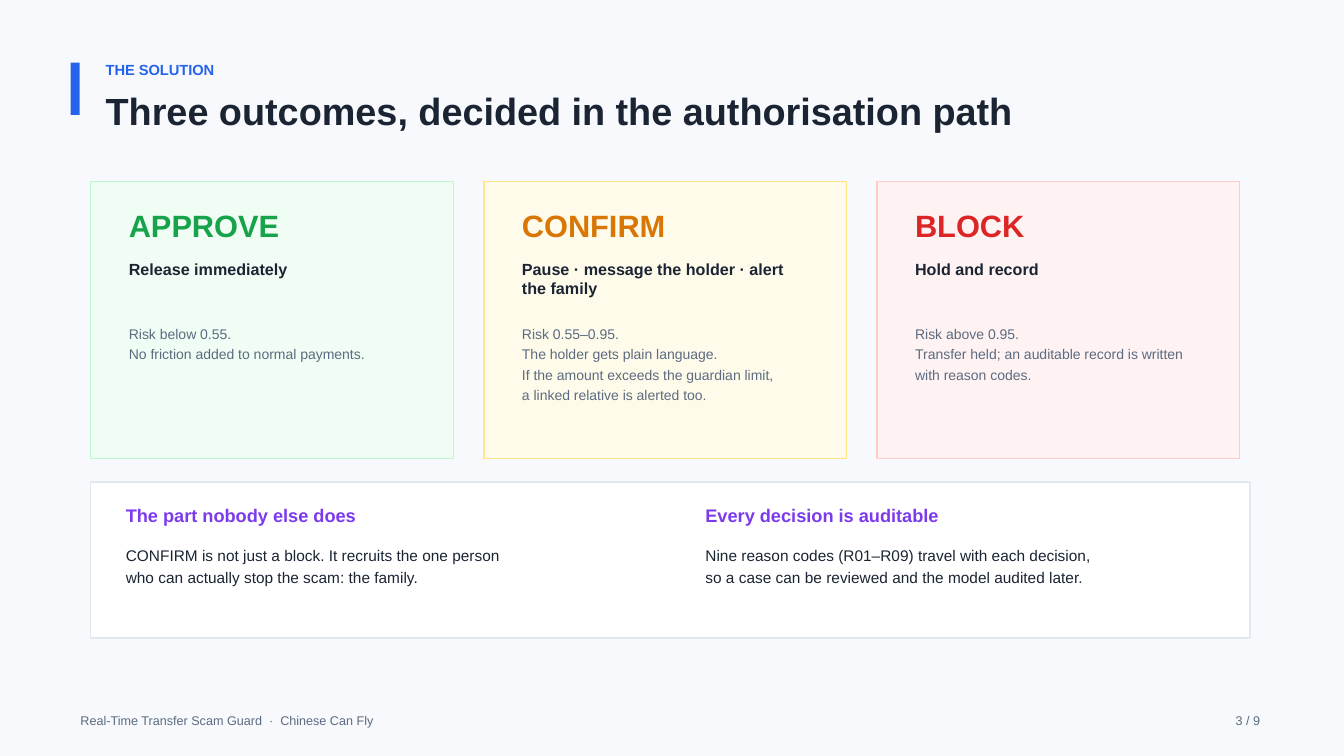
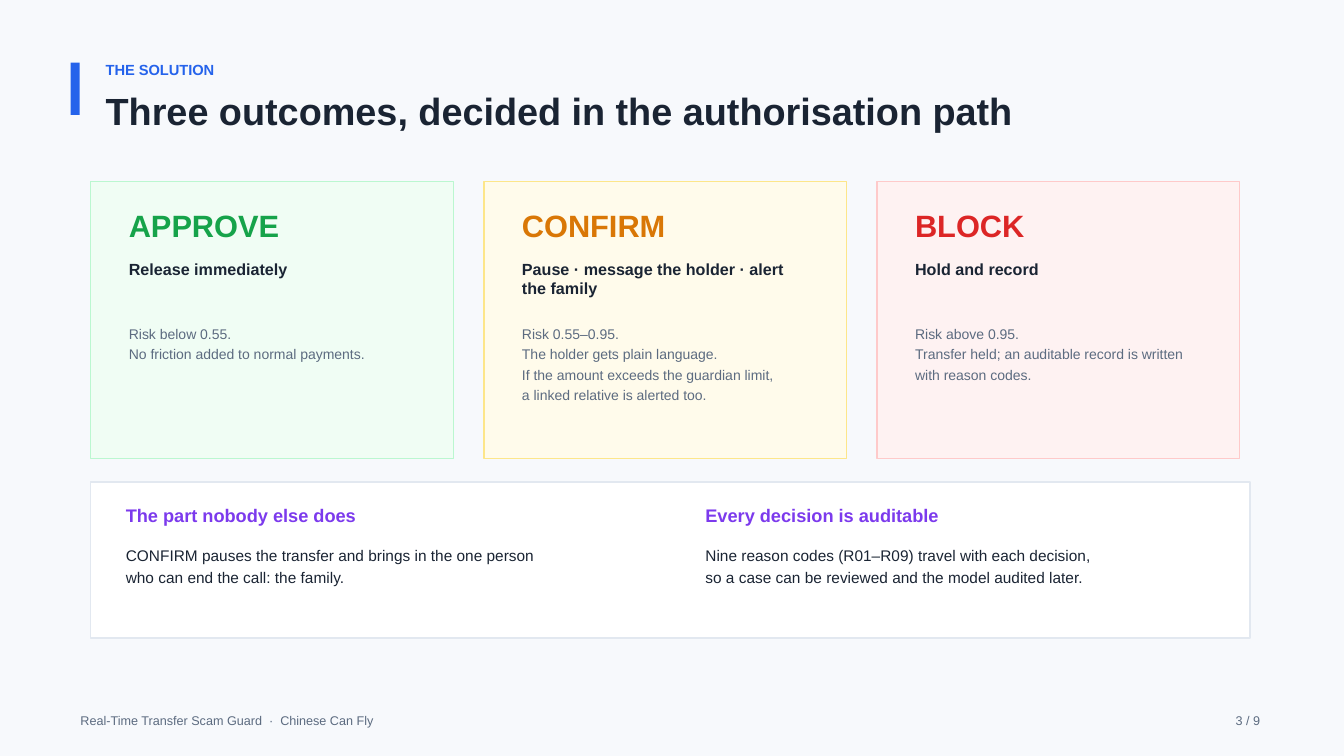
Before and after one commit to anvictor042-cyber/real-time-transfer-scam-guard, a slide deck: slide 3 of submission/pitch-deck.pptx. Drawn at 1344x756 pixels with LibreOffice and Linux fonts; fonts in the diff are those of the drawing. Boxes give left, top, right and bottom in pixels: in the first picture for what was removed or moved away, otherwise in the second. Text is boxed around its words. In the diff, an @@ line names an element or a change of style, - is before the commit and + after.

Commit message:
copy: remove AI writing tells across README, deck and submission text
Applied the humanizer pass: dropped the not-X-but-Y contrasts, the
one-line closers, the staged opener and most em dashes. Submission text
is shorter and states the same facts.

```diff
--- a/submission/pitch-deck.pptx
+++ b/submission/pitch-deck.pptx
@@ text at <box>126,550,534,586</box>: text changed @@
-CONFIRM is not just a block. It recruits the one person
-who can actually stop the scam: the family.
+CONFIRM pauses the transfer and brings in the one person
+who can end the call: the family.
```
Also in this commit, not shown: 5 other slides changed, 7 other files.
